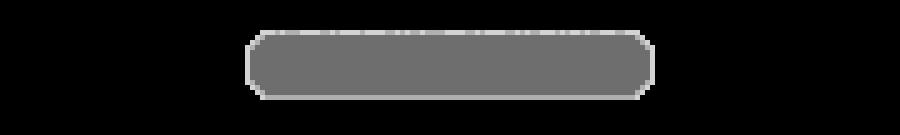
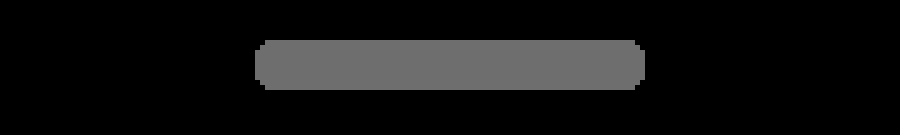
Two versions of the same layered image (900x135). Layer-by-layer changes:
painted on "Background" over [245, 30, 655, 100]
